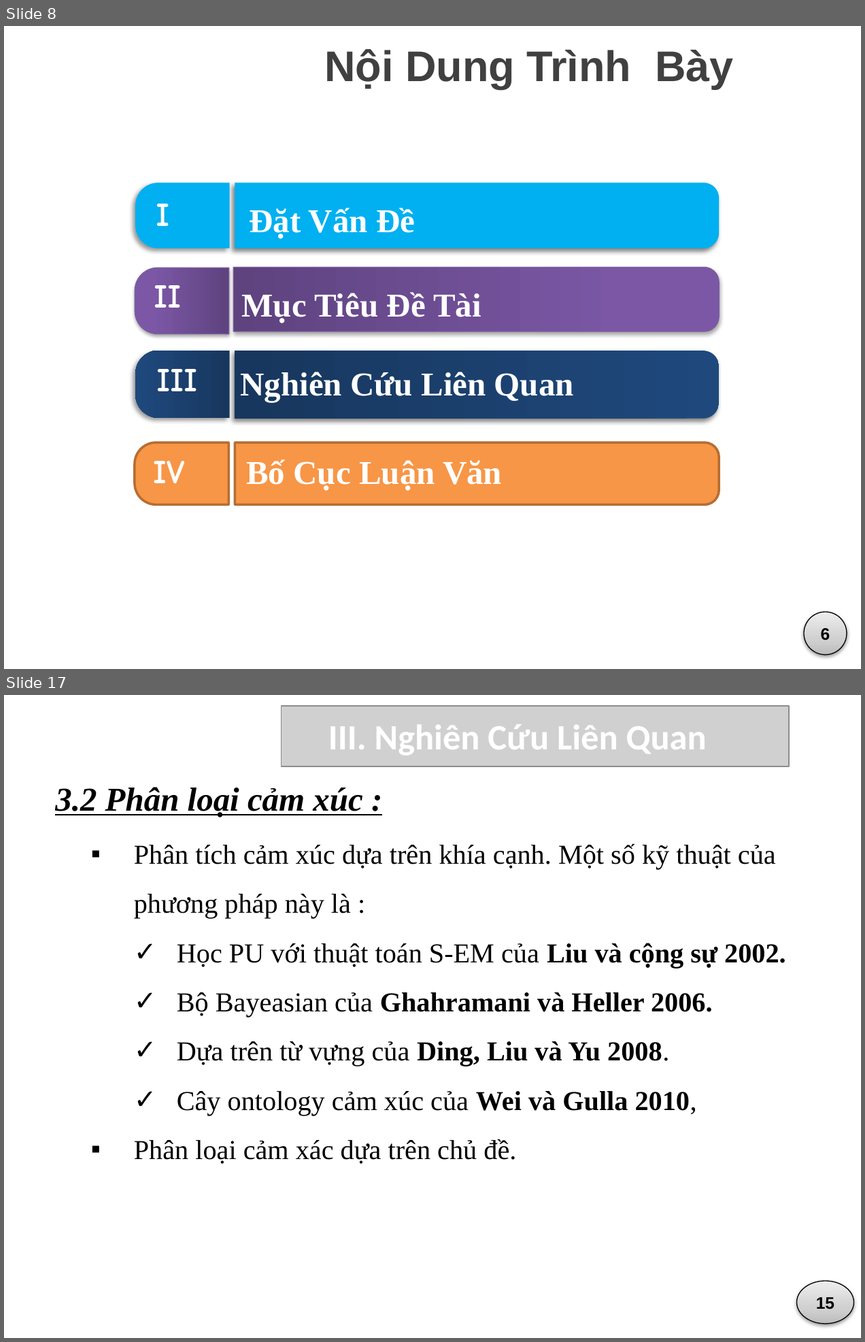
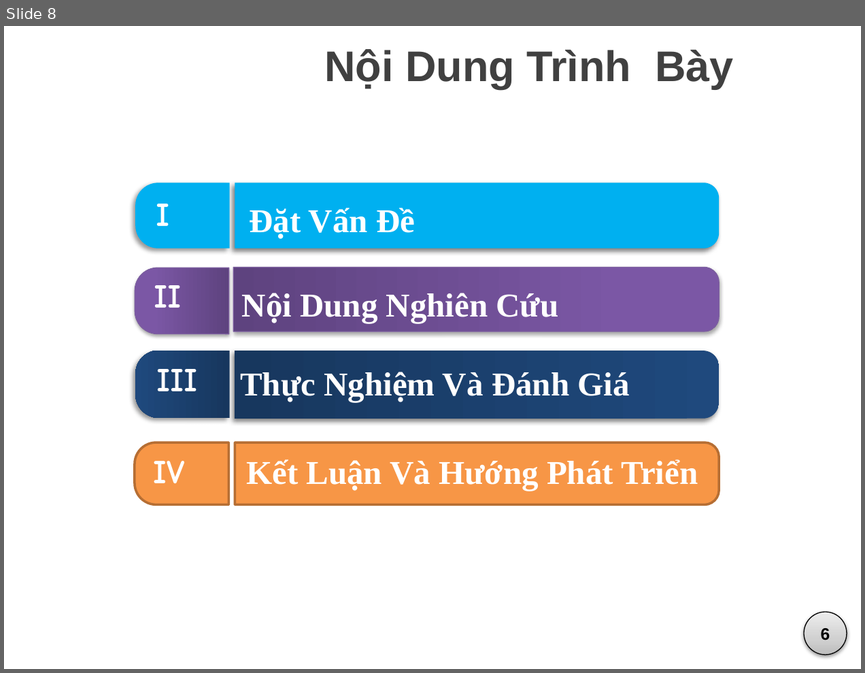
Before and after one commit to vominhquan1995/NLP, a slide deck: Document/ThuyetTrinh/BaoCao_v1.pptx. Shown one above the other, each under a label of ours: slides 8 and 17 before the commit, slide 8 after it; the slides between them are not shown. The pictures are 865x1342 and 865x673 pixels, drawn with LibreOffice and Linux fonts; fonts in the diff are those of the drawing; grey boxes stand for pictures; background and template pictures are left out. Boxes give left, top, right and bottom in pixels: in the first picture for what was removed or moved away, otherwise in the second. Text is boxed around its words. In the diff, an @@ line names an element or a change of style, - is before the commit and + after.

```diff
--- a/Document/ThuyetTrinh/BaoCao_v1.pptx
+++ b/Document/ThuyetTrinh/BaoCao_v1.pptx
@@ slide 17 removed at box(4, 695, 861, 1338), background #FFFFFF @@
@@ picture removed at box(281, 706, 789, 767) @@
@@ text removed at box(328, 724, 706, 756) @@
-III. Nghiên Cứu Liên Quan
@@ text removed at box(55, 787, 362, 817) @@
-3.2 Phân loại cảm xúc :
@@ text removed at box(134, 844, 786, 1164) @@
-  ▪ Phân tích cảm xúc dựa trên khía cạnh. Một số kỹ thuật của phương pháp này là :
-    ✓ Học PU với thuật toán S-EM của Liu và cộng sự 2002.
-    ✓ Bộ Bayeasian của Ghahramani và Heller 2006.
-    ✓ Dựa trên từ vựng của Ding, Liu và Yu 2008.
-    ✓ Cây ontology cảm xúc của Wei và Gulla 2010,
-  ▪ Phân loại cảm xác dựa trên chủ đề.
@@ ellipse removed at box(797, 1280, 854, 1323) @@
-15
@@ slide 8 changed as well @@
@@ text at box(242, 293, 559, 323): text changed @@
-Mục Tiêu Đề Tài
+Nội Dung Nghiên Cứu
@@ text at box(240, 371, 630, 402): text changed @@
-Nghiên Cứu Liên Quan
+Thực Nghiệm Và Đánh Giá
@@ text at box(246, 459, 698, 490): text changed @@
-Bố Cục Luận Văn
+Kết Luận Và Hướng Phát Triển
```
Also in this commit, not shown: 6 other slides changed, 21 slides added, 12 other slides removed.
